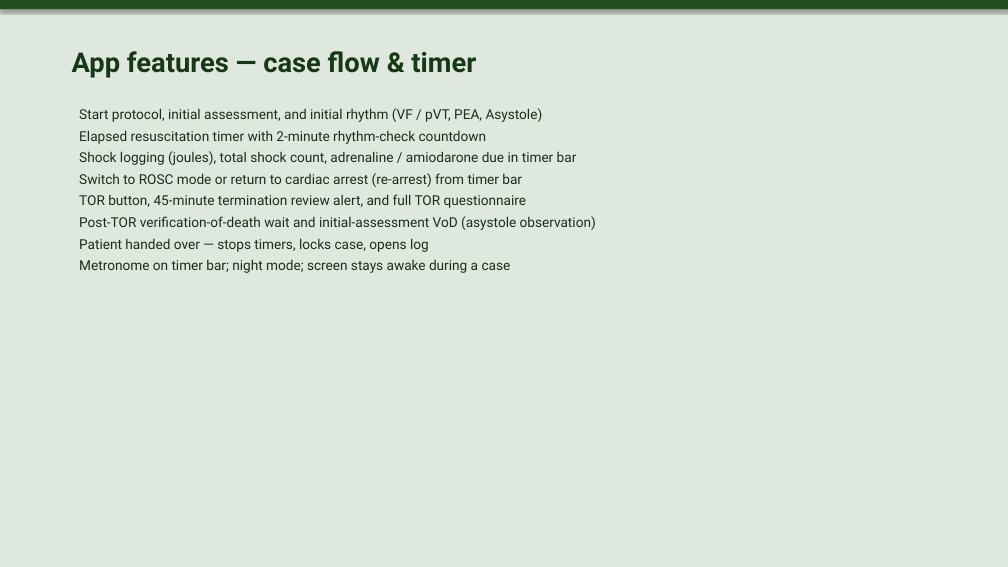
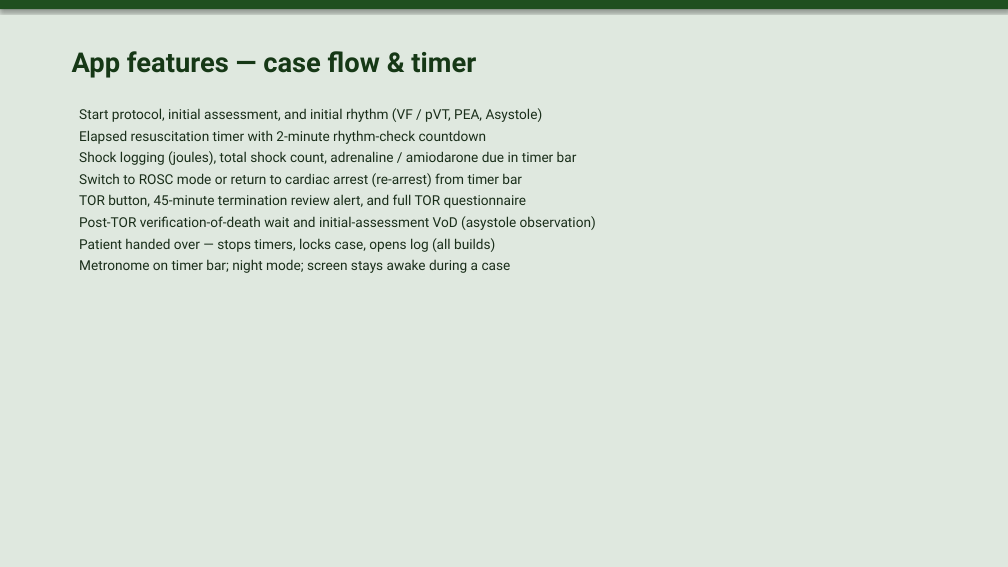
Before and after one commit to unicornfss/resusci-time, a slide deck: slide 2 of Resusci-Time-QI-and-Technical-Overview-new.pptx. Drawn at 1008x567 pixels with LibreOffice and Linux fonts; fonts in the diff are those of the drawing. Boxes give left, top, right and bottom in pixels: in the first picture for what was removed or moved away, otherwise in the second. Text is boxed around its words. In the diff, an @@ line names an element or a change of style, - is before the commit and + after.

Commit message:
Add scroll hint, mobile timer layout, trust config
Introduce a mobile-friendly timer-bar layout and a bottom "scroll for checklist" hint: new CSS rules, a ScrollBelowFoldHint component, and a useBelowFoldHint hook to show a prompt on narrow screens. Make case-transfer and related trust features configurable: add defaults and resolvers, simplify WMAS trust config (use booleans for codeShock/prolongedVfTorGate), and gate UI/actions (transfer buttons/modals) on the resolved caseTransfer feature. Change case-continuation logic to use protocol-minute window (timeScale-aware) and block continuation after patient handover. Bump app version and preview changelog, and update the PPTX generator script to read package.json/changelog and include version history slides. Minor copy tweaks (About, handover modal) and assorted UI/behavior adjustments tied to the above changes.

```diff
--- a/Resusci-Time-QI-and-Technical-Overview-new.pptx
+++ b/Resusci-Time-QI-and-Technical-Overview-new.pptx
@@ text at (x1=79, y1=238, x2=495, y2=252): text changed @@
-Patient handed over — stops timers, locks case, opens log
+Patient handed over — stops timers, locks case, opens log (all builds)
```
Also in this commit, not shown: 7 other slides changed, 7 slides added, 1 slide removed, 19 other files.
